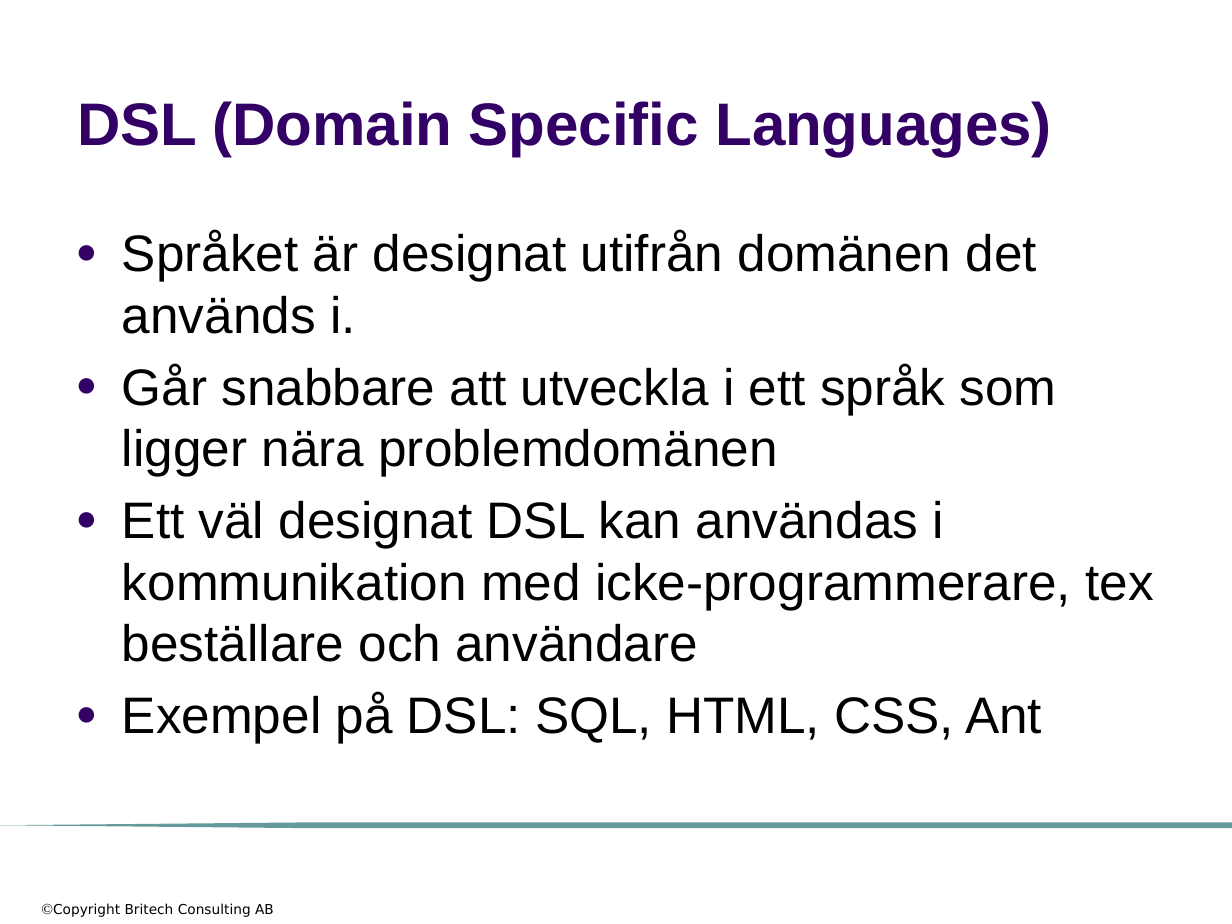
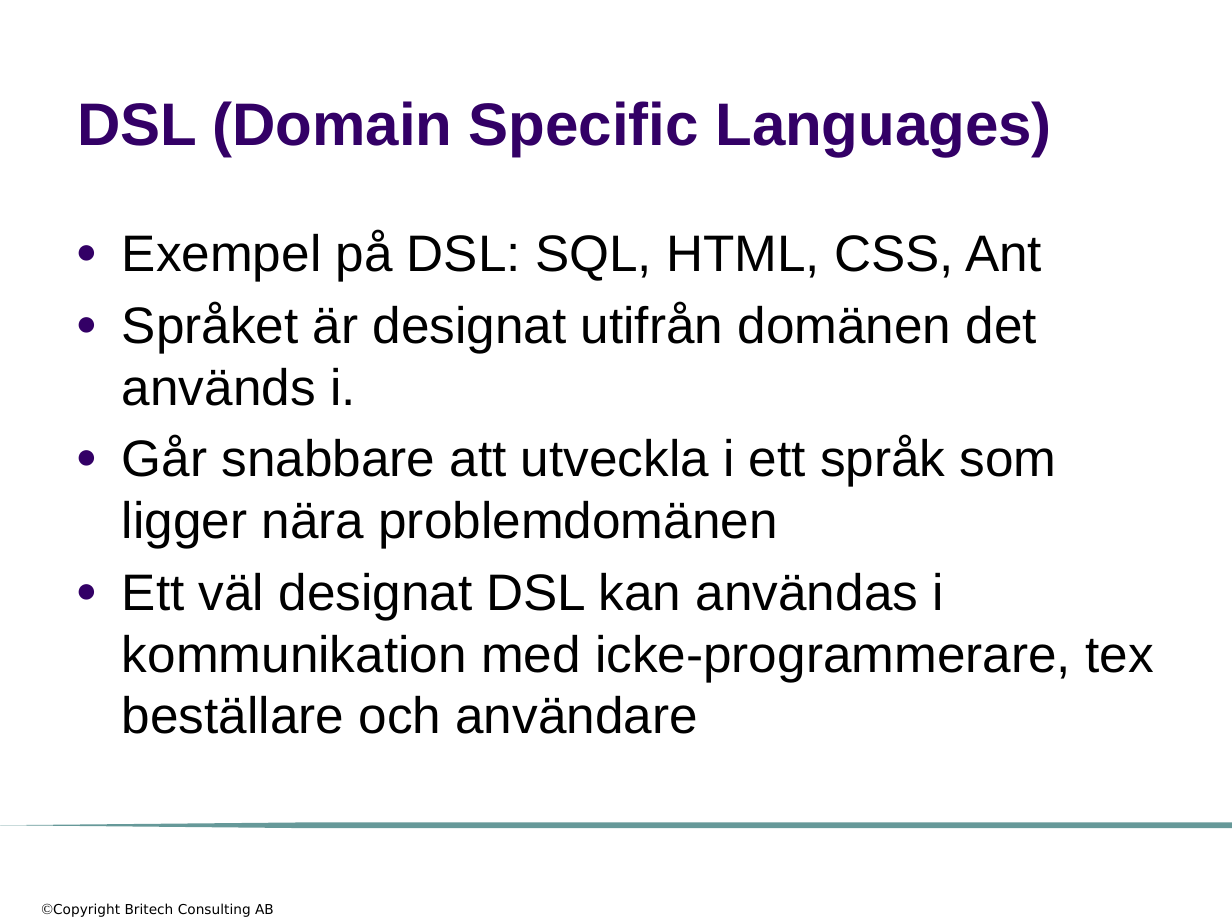
Before and after one commit to me97esn/groovyseminarium, a slide deck: slide 17 of groovyseminarie/dokument/groovyseminarium_source_w_logo.pptx (slide 16 before the commit). Drawn at 1232x924 pixels with LibreOffice and Linux fonts; fonts in the diff are those of the drawing; background and template pictures are left out. Boxes give left, top, right and bottom in pixels: in the first picture for what was removed or moved away, otherwise in the second. Text is boxed around its words. In the diff, an @@ line names an element or a change of style, - is before the commit and + after.

```diff
--- a/groovyseminarie/dokument/groovyseminarium_source_w_logo.pptx
+++ b/groovyseminarie/dokument/groovyseminarium_source_w_logo.pptx
@@ text at (x1=122, y1=230, x2=1042, y2=281): paragraph added @@
+● Exempel på DSL: SQL, HTML, CSS, Ant
@@ text at (x1=122, y1=692, x2=1042, y2=743): paragraph removed @@
-● Exempel på DSL: SQL, HTML, CSS, Ant
```
Also in this commit, not shown: 7 other slides changed, 1 slide added, 3 slides removed, 5 other files.
